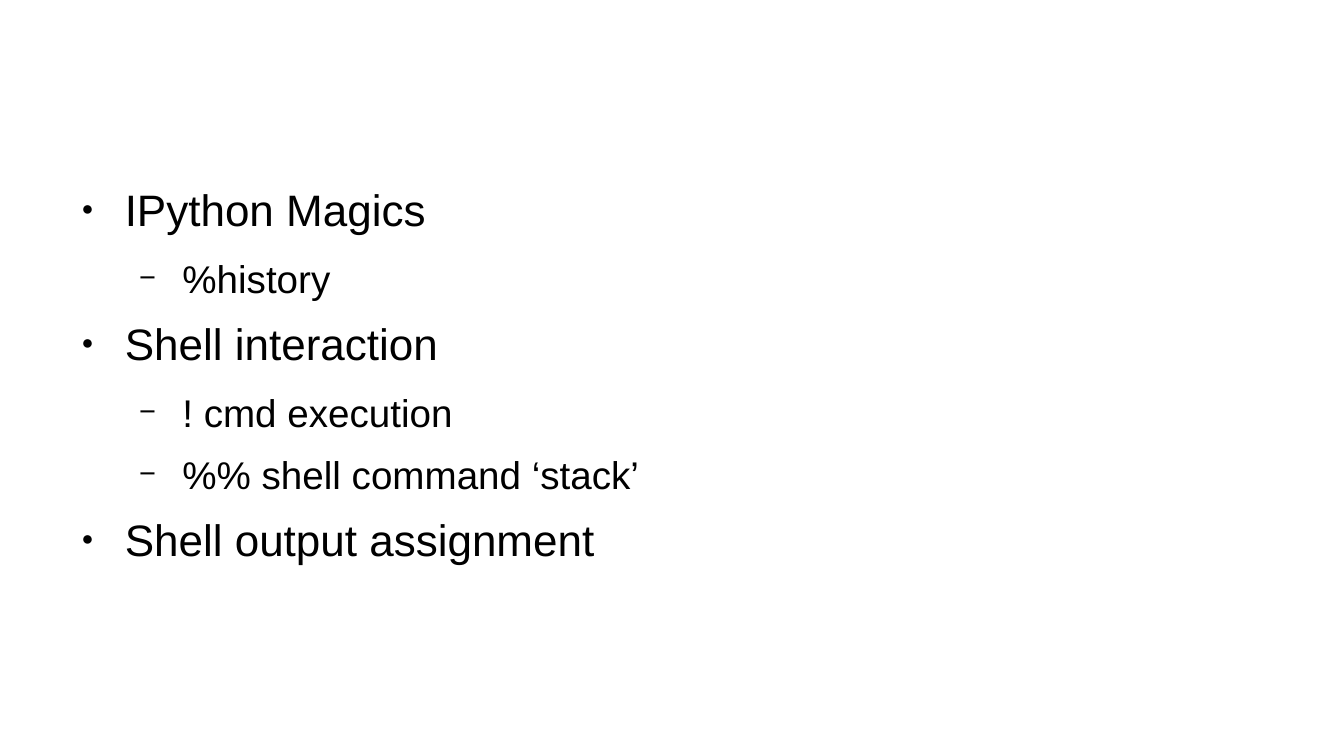
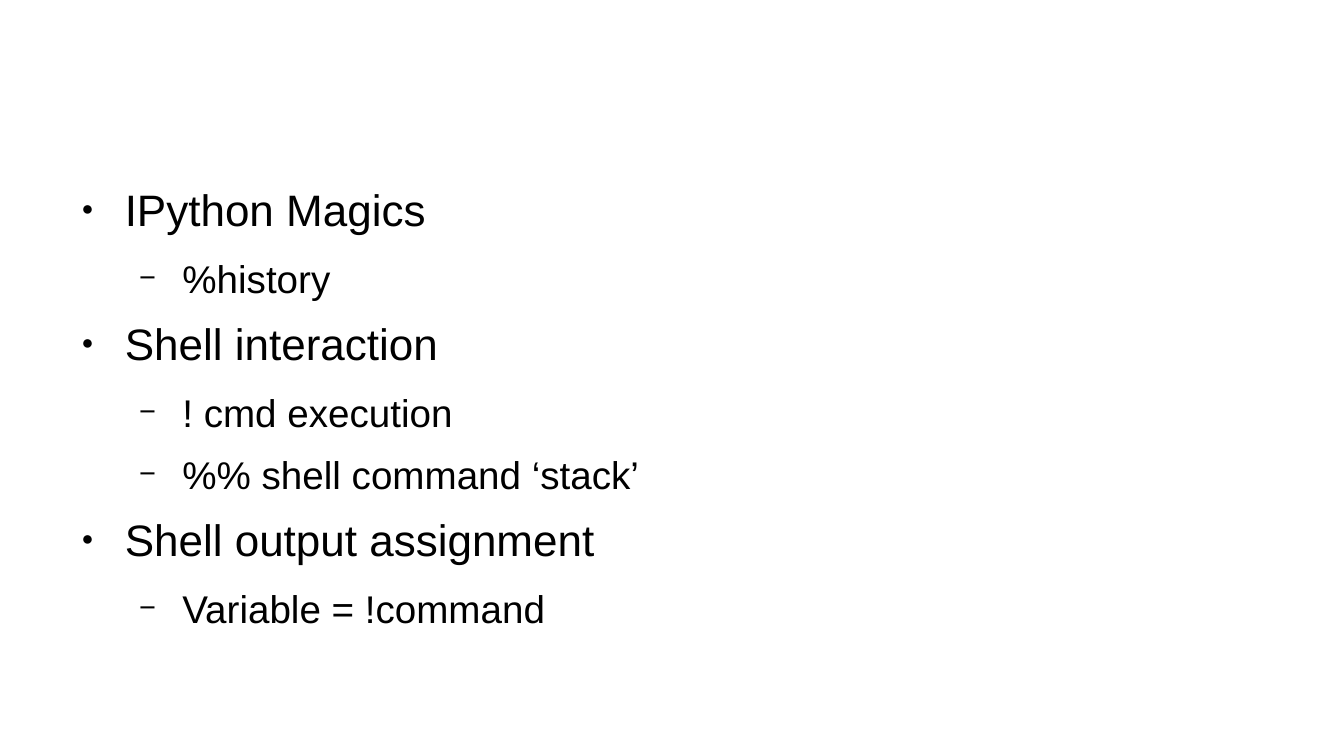
Before and after one commit to prodg1974/Jupyter-intro, a slide deck: slide 13 of JupyterPandas-PRodgers.odp (slide 9 before the commit). Drawn at 1344x756 pixels with LibreOffice and Linux fonts; fonts in the diff are those of the drawing; background and template pictures are left out. Boxes give left, top, right and bottom in pixels: in the first picture for what was removed or moved away, otherwise in the second. Text is boxed around its words. In the diff, an @@ line names an element or a change of style, - is before the commit and + after.

```diff
--- a/JupyterPandas-PRodgers.odp
+++ b/JupyterPandas-PRodgers.odp
@@ text at (182, 595, 545, 624): paragraph added @@
+  − Variable = !command
```
Also in this commit, not shown: 4 slides added, 2 other files.
